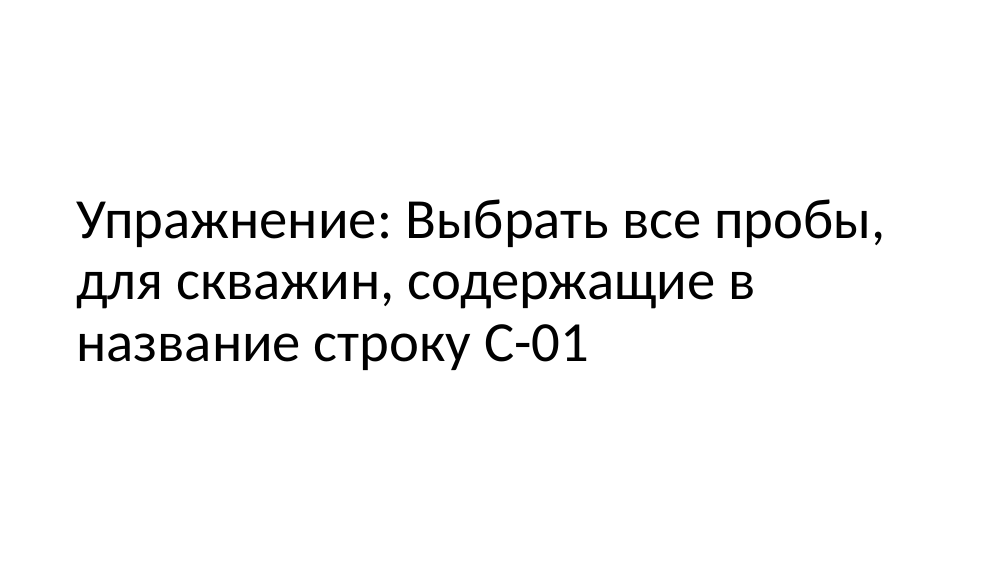
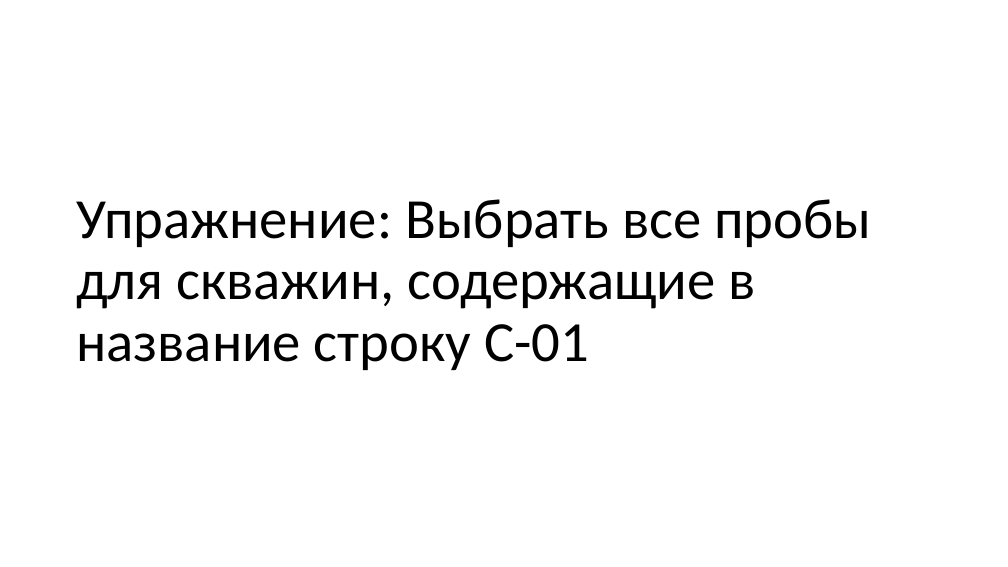
Before and after one commit to dmitriykuptsov/SQL, a slide deck: slide 57 of sql.pptx (slide 60 before the commit). Drawn at 1008x567 pixels with LibreOffice and Linux fonts; fonts in the diff are those of the drawing. Boxes give left, top, right and bottom in pixels: in the first picture for what was removed or moved away, otherwise in the second. Text is boxed around its words. In the diff, an @@ line names an element or a change of style, - is before the commit and + after.

```diff
--- a/sql.pptx
+++ b/sql.pptx
@@ title at bbox=[76, 199, 871, 370]: text changed @@
-Упражнение: Выбрать все пробы, для скважин, содержащие в название строку С-01
+Упражнение: Выбрать все пробы для скважин, содержащие в название строку С-01
```
Also in this commit, not shown: 7 other slides changed, 1 slide removed.
